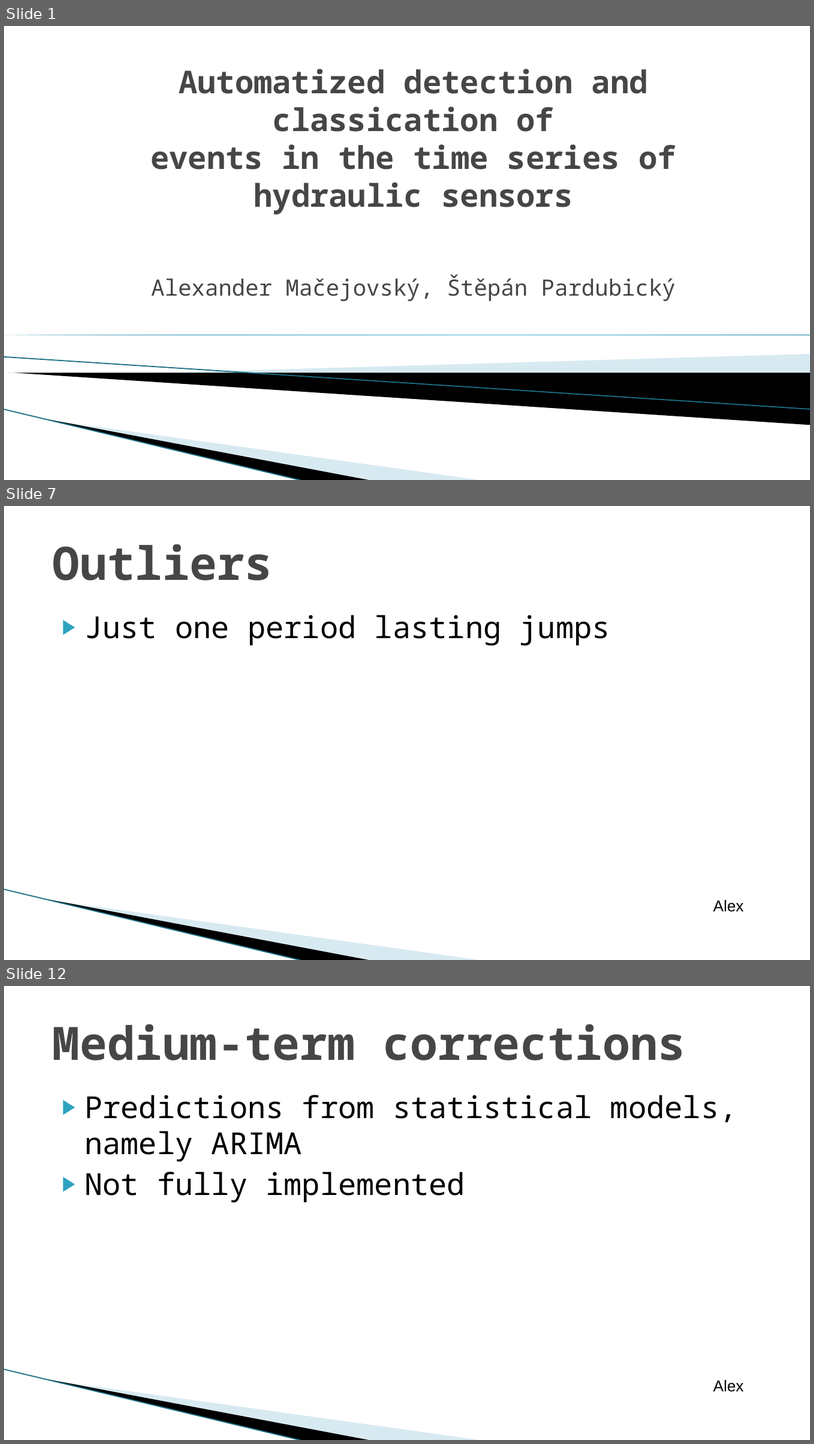
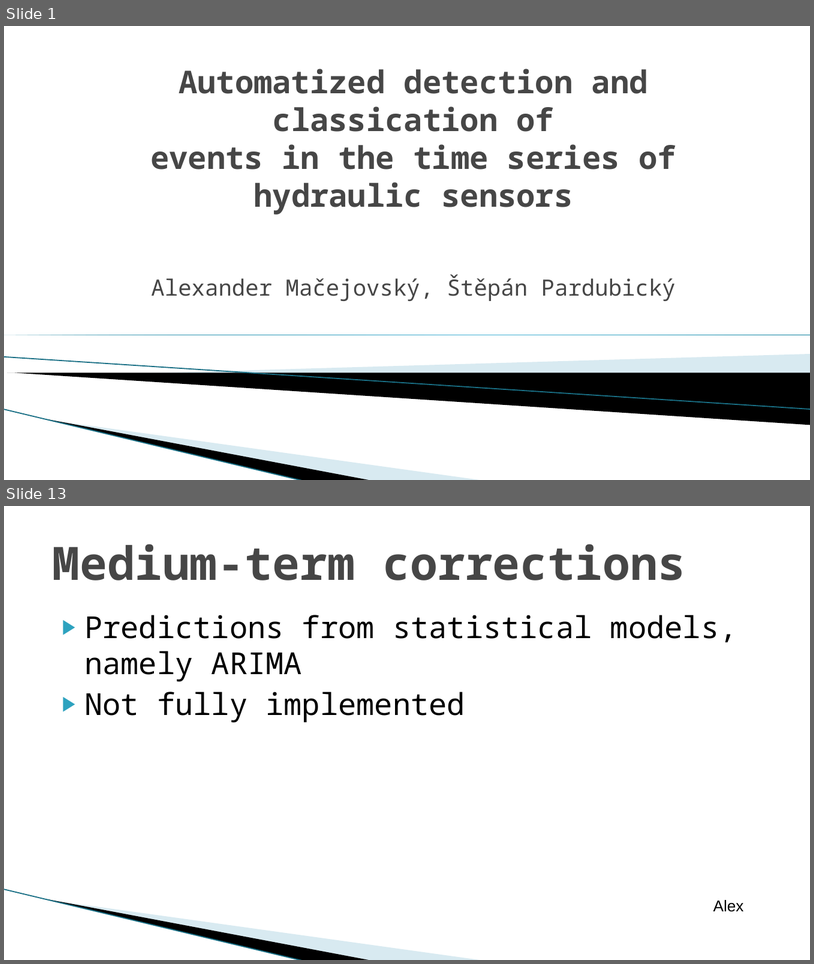
Before and after one commit to macejova/Ecox-seminar-project, a slide deck: prez/Macejovsky_Pardubicky_prez.pptx. Shown one above the other, each under a label of ours: slides 1, 7 and 12 before the commit, slides 1 and 13 after it; the slides between them are not shown. The pictures are 814x1444 and 814x964 pixels, drawn with LibreOffice and Linux fonts; fonts in the diff are those of the drawing; background and template pictures are left out. Boxes give left, top, right and bottom in pixels: in the first picture for what was removed or moved away, otherwise in the second. Text is boxed around its words. In the diff, an @@ line names an element or a change of style, - is before the commit and + after.

```diff
--- a/prez/Macejovsky_Pardubicky_prez.pptx
+++ b/prez/Macejovsky_Pardubicky_prez.pptx
@@ slide 7 removed at [4, 506, 810, 960], background #FFFFFF; not listed: 3 template elements that a slide beside it also shows @@
@@ title removed at [52, 544, 272, 580] @@
-Outliers
@@ text removed at [84, 615, 611, 646] @@
-▶ Just one period lasting jumps
@@ text removed at [714, 900, 744, 912] @@
-Alex
@@ what was slide 12 is now slide 13 @@
```
Also in this commit, not shown: 12 slides changed, 2 slides added.
